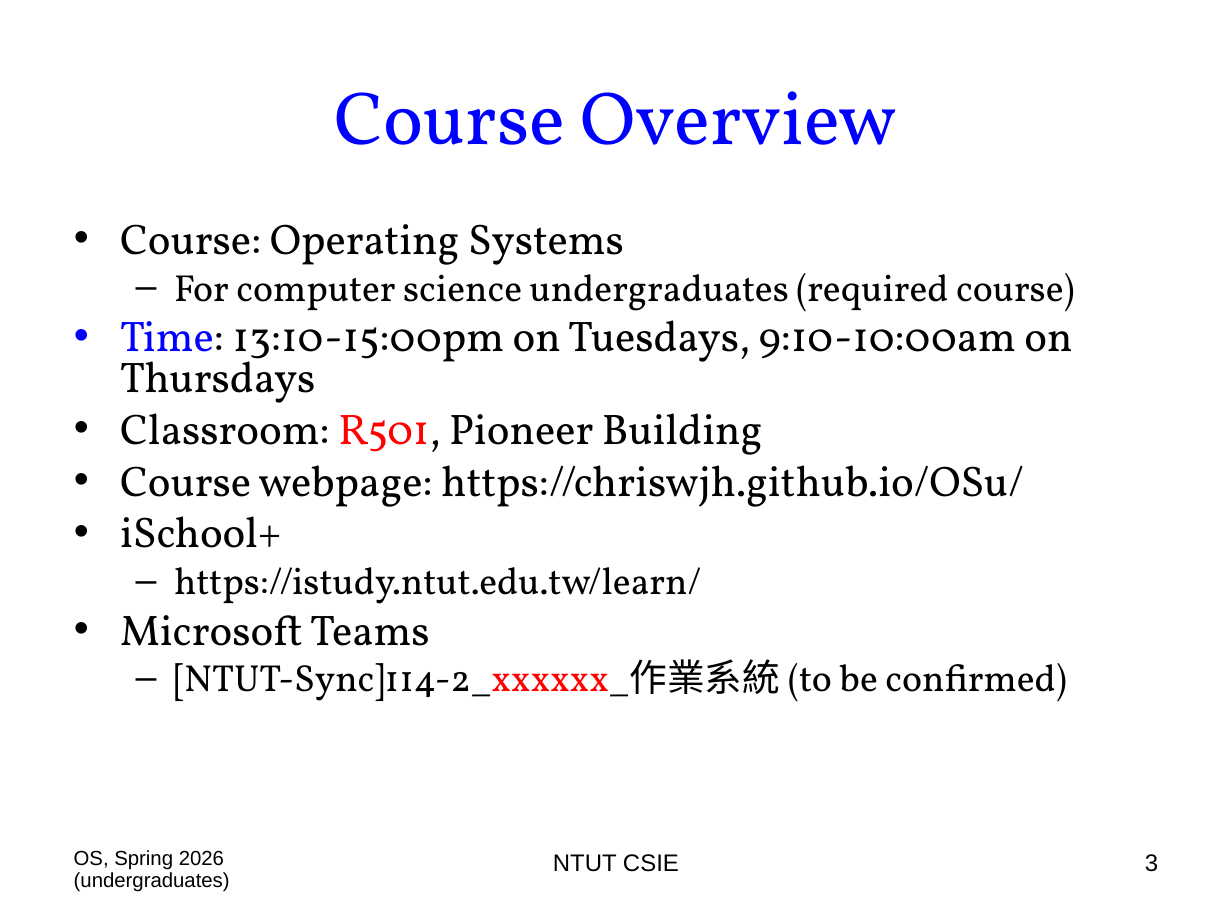
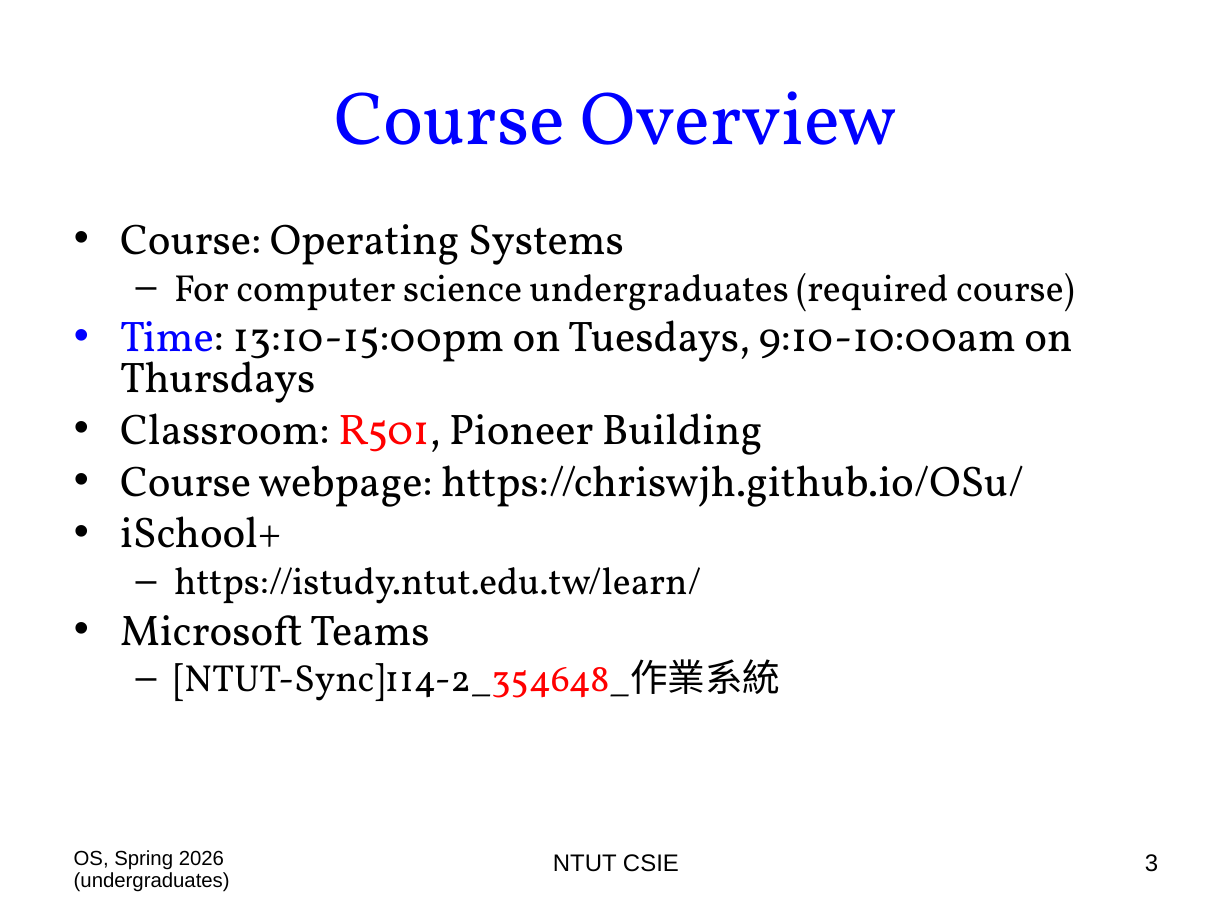
Before and after one commit to chriswjh/chriswjh.github.io, a slide deck: slide 3 of OSu/00-Overview.ppt. Drawn at 1232x924 pixels with LibreOffice and Linux fonts; fonts in the diff are those of the drawing. Boxes give left, top, right and bottom in pixels: in the first picture for what was removed or moved away, otherwise in the second. Text is boxed around its words. In the diff, an @@ line names an element or a change of style, - is before the commit and + after.

```diff
--- a/OSu/00-Overview.ppt
+++ b/OSu/00-Overview.ppt
@@ text at bbox=[174, 659, 780, 701]: text changed @@
-  – [NTUT-Sync]114-2_xxxxxx_作業系統 (to be confirmed)
+  – [NTUT-Sync]114-2_354648_作業系統
```
Also in this commit, not shown: 5 other slides changed, 1 other file.
